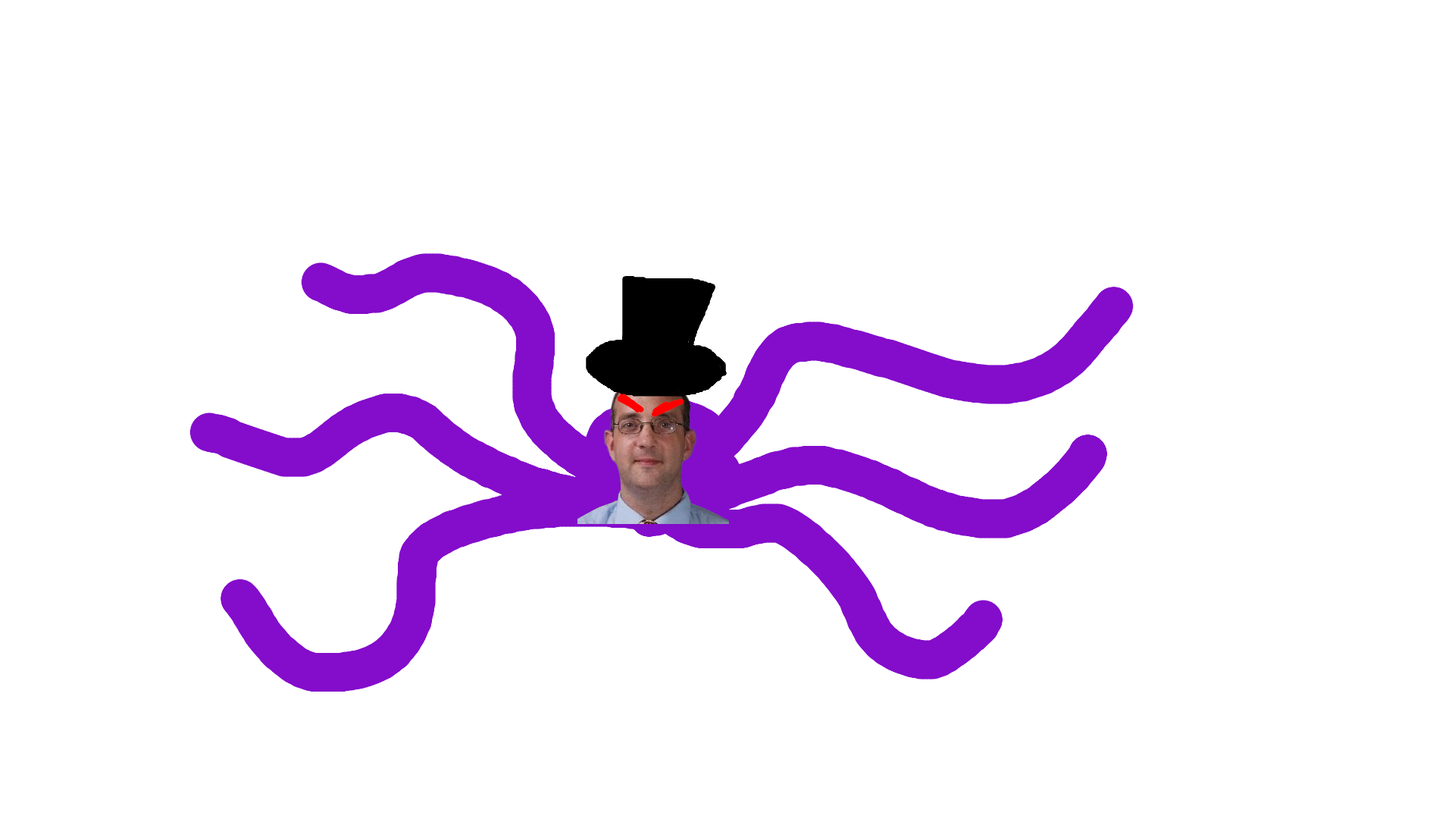
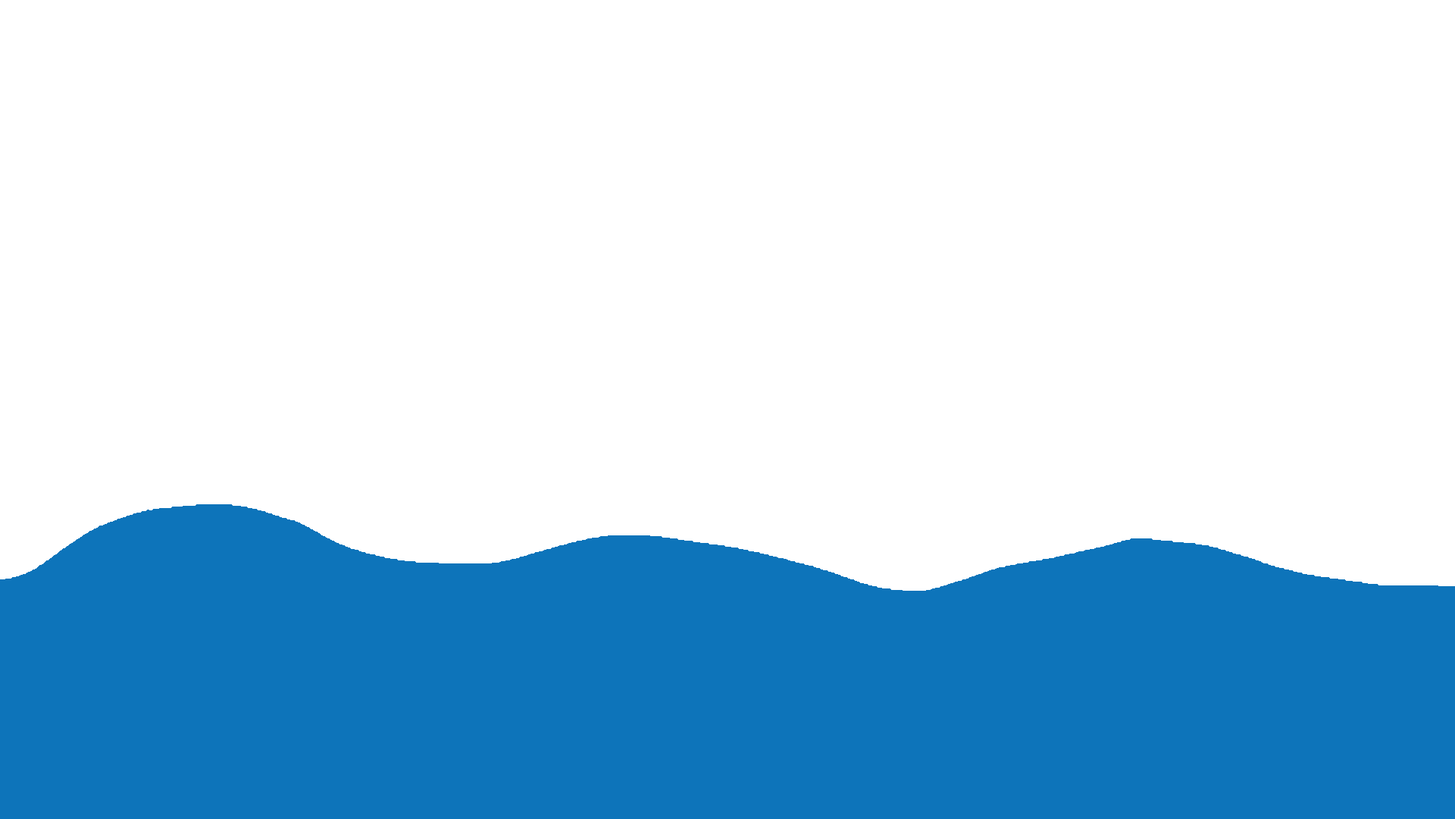
The second 1455 × 819 image is a revision of the first. Changes to its layers:
added layer "ocean" above "beast" over [0, 504, 1455, 819]
hid "beast" over [189, 253, 1134, 692]
